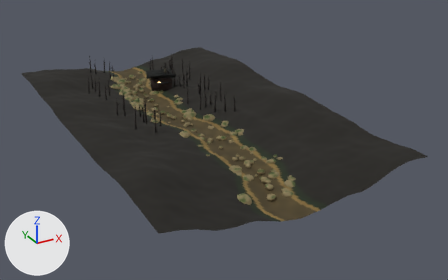
The glTF model models/creek_env.glb as it was, and as the next commit left it.
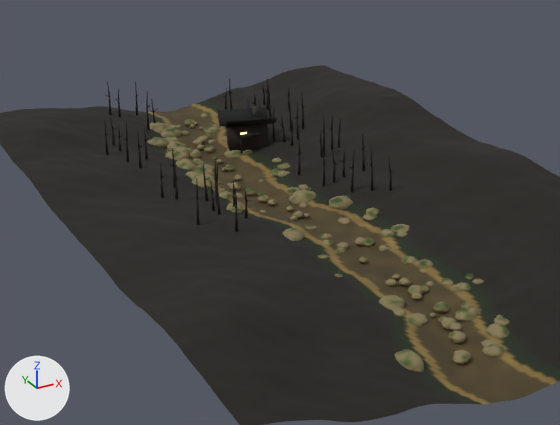
Each version appears first whole from a camera (50 mm lens) standing at (-75.0, -159.4, 71.5) and looking at (8.0, -8.5, -4.0), and next in a close-up on the part from 8% to 72% of the width and 5% to 83% of the height. The axes (+X, +Y, +Z) are drawn at lower left. The lights are the same throughout. The older version's two pictures come first.

Objects in the first close-up: 'CreekEnv'.
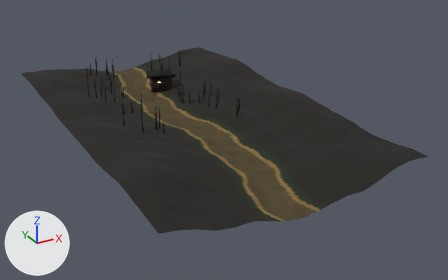
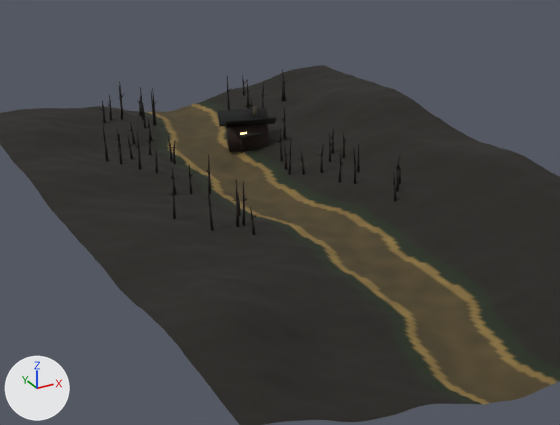
Changed parts and their boxes [x1, y1, x2, y2] in the close-ups (560 x 425 px; the box of a moved part takes in the faces that stretch with it):
part 1 of me_creekenv, moved or reshaped: before [233, 194, 235, 206]; after [238, 202, 241, 216]
part 2 of me_creekenv, moved or reshaped (not visible afterwards): before [245, 201, 248, 218]
part 3 of me_creekenv, moved or reshaped: before [118, 101, 121, 117]; after [141, 102, 144, 120]
part 4 of me_creekenv, moved or reshaped: before [136, 97, 138, 116]; after [140, 87, 142, 102]
part 5 of me_creekenv, moved or reshaped: before [342, 163, 345, 177]; after [354, 163, 357, 184]
part 6 of me_creekenv, moved or reshaped: before [160, 179, 164, 198]; after [172, 179, 177, 194]
part 7 of me_creekenv, moved or reshaped: before [109, 97, 112, 115]; after [121, 99, 123, 119]
part 8 of me_creekenv, deleted: before [105, 78, 509, 372]
part 9 of me_creekenv, built on: before [272, 158, 290, 174]; after [102, 69, 403, 235]

What changed in the scene script:
```text
Change me_creekenv:
    used by ob_creekenv; location = (0.0, 0.0, 0.0)
    remove me_creekenv.from_pydata(...)  # 63029 vertices, 123804 faces; spans x -36.0..36.0, y -62.0..62.0, z -1.1..9.7
    add me_creekenv.from_pydata(...)  # 37433 vertices, 73244 faces; spans x -36.0..36.0, y -62.0..62.0, z -0.6..9.5
    me_creekenv part 1: the loose piece of 12 vertices spanning x -9.0..-8.6, y 4.5..4.9, z 0.7..3.4 is scaled about its middle by (1.01, 1.09, 0.897), then moved by (-0.7, -3.4, 0.1)
    me_creekenv part 2: the loose piece of 12 vertices spanning x -9.3..-8.9, y -0.8..-0.2, z 1.1..3.9 is multiplied about its middle by the matrix ((0.235, -0.16, -0.242), (-0.005, 0.309, -0.209), (0.29, 0.135, 0.192)), then moved by (-0.8, 1.3, 1.1)
    me_creekenv part 3: the loose piece of 12 vertices spanning x -11.2..-10.8, y 53.8..54.4, z 2.4..5.4 is scaled about its middle by (0.933, 0.824, 1.15), then moved by (4.3, -0.2, -0.9)
    me_creekenv part 4: the loose piece of 12 vertices spanning x -7.0..-6.5, y 56.7..57.2, z 1.2..4.9 is scaled about its middle by (0.375, 0.718, 0.791), then moved by (0.1, -3.1, 3.1)
    me_creekenv part 5: the loose piece of 12 vertices spanning x 11.1..11.5, y 6.2..6.6, z 2.0..4.4 is scaled about its middle by (0.939, 1.03, 1.45), then moved by (0.0, -3.9, 0.6)
    me_creekenv part 6: the loose piece of 12 vertices spanning x -17.8..-17.3, y 12.8..13.4, z 1.5..4.6 is multiplied about its middle by the matrix ((0.822, 0.001, -0.068), (0.001, 0.825, 0.022), (0.068, -0.022, 0.822)), then moved by (2.3, 0.8, -0.4)
    me_creekenv part 7: the loose piece of 12 vertices spanning x -12.4..-12.0, y 55.8..56.3, z 2.5..6.0 is scaled about its middle by (1.04, 1.11, 1.14), then moved by (1.2, -3.5, 0.1)
    me_creekenv part 8: 334 loose pieces with 27408 vertices, spanning x -19.3..19.9, y -53.4..57.2, z -1.1..9.7, are deleted
    me_creekenv part 9: 1 vertex moved within x 6.9, y 21.5, z 0.7; 322 vertices removed from x 4.7..7.5, y 15.0..23.2, z 0.2..1.0; 2134 vertices added at x -21.2..21.2, y -7.8..57.9, z 0.5..9.1
    other edits to the shape of me_creekenv do not show in these pictures
```
